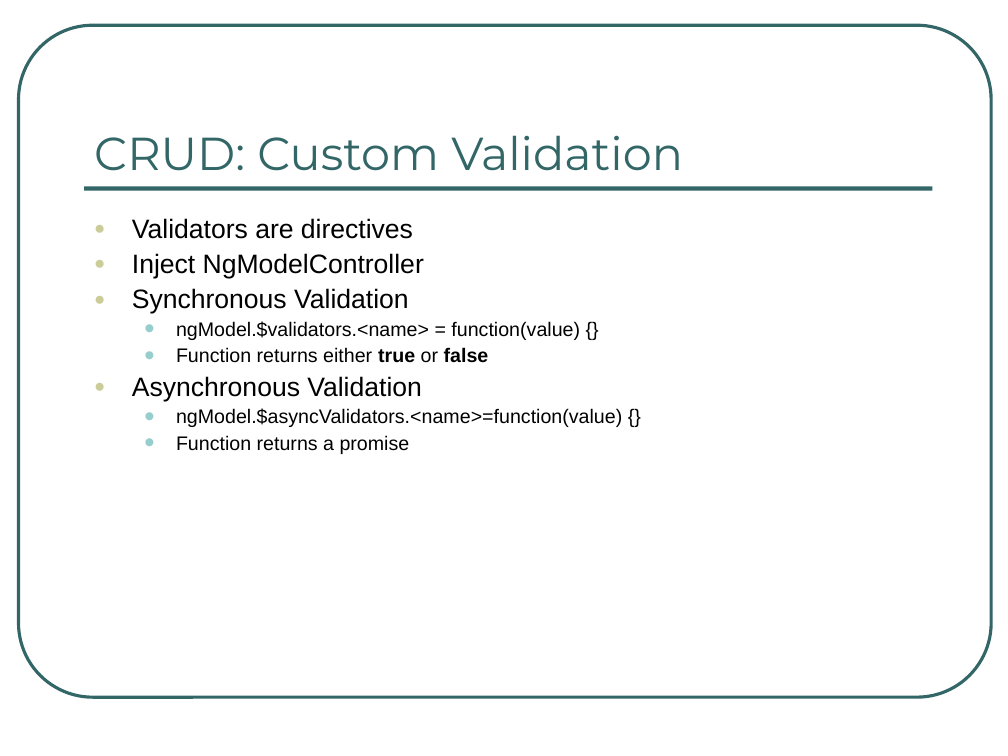
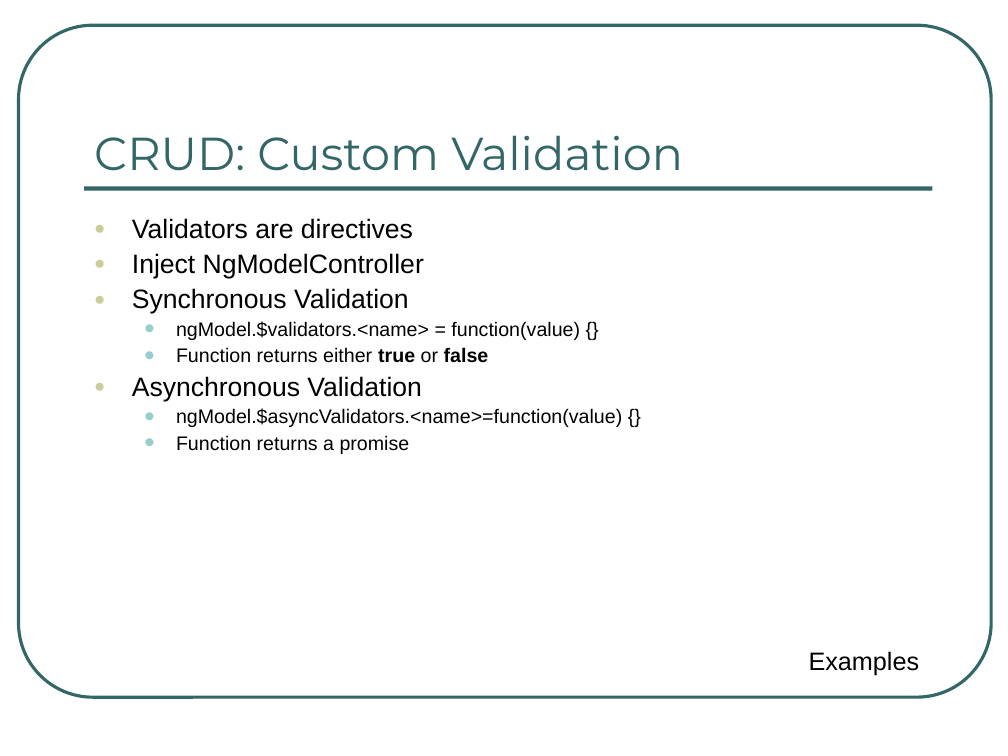
Before and after one commit to ng-al/AngularIntroApp, a slide deck: slide 38 of AngularJS Intro.ppt (slide 29 before the commit). Drawn at 1008x756 pixels with LibreOffice and Linux fonts; fonts in the diff are those of the drawing. Boxes give left, top, right and bottom in pixels: in the first picture for what was removed or moved away, otherwise in the second. Text is boxed around its words. In the diff, an @@ line names an element or a change of style, - is before the commit and + after.

```diff
--- a/AngularJS Intro.ppt
+++ b/AngularJS Intro.ppt
@@ text added at bbox=[809, 651, 920, 675], 18 pt, text #000000 @@
+Examples
```
Also in this commit, not shown: 12 other slides changed, 12 slides added, 4 slides removed.
